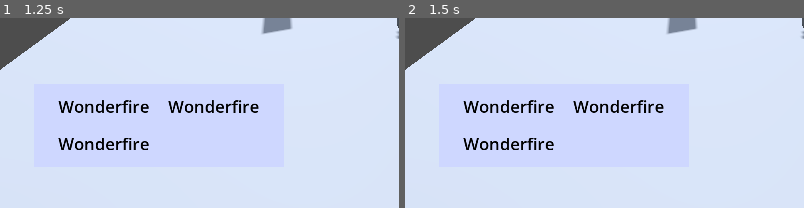
Above: before the commit, frames 1-2 (left to right).
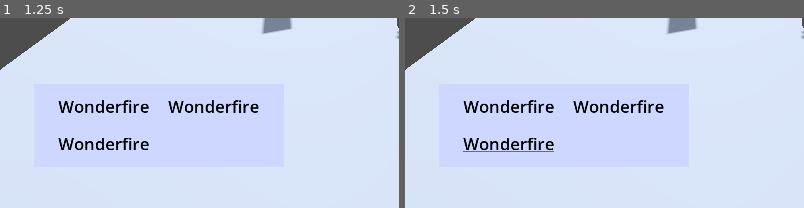
Above: after the commit, the same moments.

Repository: Kaympe20/somneria
Game: Godot game, scene res://components/views/battle/battle.tscn
Two runs of this game, one before a commit and one after it. Both use one fixed random seed, a clock stepped at 60 frames per second and the inputs below. This scene is started directly instead of the project's main scene. A sky picture missing from this copy of the repository is replaced by a grey-blue gradient.
Inputs (mouse positions are % of the whole screen's width and height, from its top left):
- Up to frame 1 (1.25 s): tap Enter at 0.5 s; move the mouse to (72, 35) at 0.52 s; hold Right (right) from 0.53 s (still down); tap Space (jump) at 0.77 s
- Up to frame 2 (1.5 s): tap Space (jump) at 1.25 s; move the mouse to (30, 47) at 1.27 s; release Right (right) at 1.28 s; hold S (back) from 1.28 s (still down)
The pictures show only the part of the screen within x 0-50%, y 50-100%; the shares and areas given below are measured in that part.

Frame 1 is identical in both runs. In frame 2, 0.1% of the frame differs, in the area x 14-38%, y 70-71%.

Commit message:
moving in the positive direction now works

Diff:
--- a/components/views/battle/gridContainer.gd
+++ b/components/views/battle/gridContainer.gd
@@ -1,6 +1,6 @@
 extends GridContainer
 
-var currentUnderlinePosition: Vector2 = Vector2.ONE;
+var currentUnderlinePosition: Vector2 = Vector2.ZERO;
 
 
 # Called when the node enters the scene tree for the first time.
@@ -10,29 +10,56 @@
 
 # Called every frame. 'delta' is the elapsed time since the previous frame.
 func _process(delta: float) -> void:
+	var amountToMoveBy: Vector2 = Vector2.ZERO;
 
 	if Input.is_action_pressed("right"):
-		pass
+		amountToMoveBy.x += 1;
 	if Input.is_action_pressed("left"):
-		pass
+		amountToMoveBy.x -= 1;
 	if Input.is_action_pressed("forward"):
-		pass
+		amountToMoveBy.y += 1;
 	if Input.is_action_pressed("back"):
-		pass
+		amountToMoveBy.y -= 1;
+
+	if amountToMoveBy != Vector2.ZERO:
+		moveUnderline(amountToMoveBy);
 
 func renderOptions(options: Array[String]):
 	assert(options.size() <= 4, "renderOptions recieved an array with more than 4 values.");
 	for index in range(4):
+
 		var text: String;
 		var label: RichTextLabel = get_node("Label%s" % str(index + 1));
 
 		if (index < options.size()):
 			text = options[index];
+			if index == 0:
+				text = addUnderline(text);
 		else:
-			text = "            ";
+			text = "";
 
 		label.text = text;
 
 #TODO Implement
-func moveUnderline(amountToMoveBy: Vector2) -> bool: ## Moves the underline by the amount given as a Vector 2, does nothing if the move would be out of bounds
-	return true
+func moveUnderline(amountToMoveBy: Vector2): ## Moves the underline by the amount given as a Vector 2, does nothing if the move would be out of bounds
+	var workingIndex = convertToIndex(currentUnderlinePosition);
+
+	var label: RichTextLabel = get_node("Label%s" % (workingIndex + 1));
+	label.text = label.get_parsed_text(); # Clear underline
+
+	print("current index is %s and index to move by is %s" % [workingIndex, convertToIndex(amountToMoveBy)]);
+	workingIndex += convertToIndex(amountToMoveBy);
+
+	if workingIndex > 3:
+		workingIndex = 3;
+
+	print("Getting node Label%s" % (workingIndex + 1));
+	label = get_node("Label%s" % (workingIndex + 1)); # Reassign "label" to new active RichTextLabel
+
+	label.text = addUnderline(label.text);
+
+func addUnderline(textToUnderline: String) -> String:
+	return "[u]%s[/u]" % textToUnderline;
+
+func convertToIndex(elementPosition: Vector2) -> int: ## Converts from a 2D vector to an integer index indicating which label a Vector2 refers to
+	return elementPosition.x + (elementPosition.y * -2);
